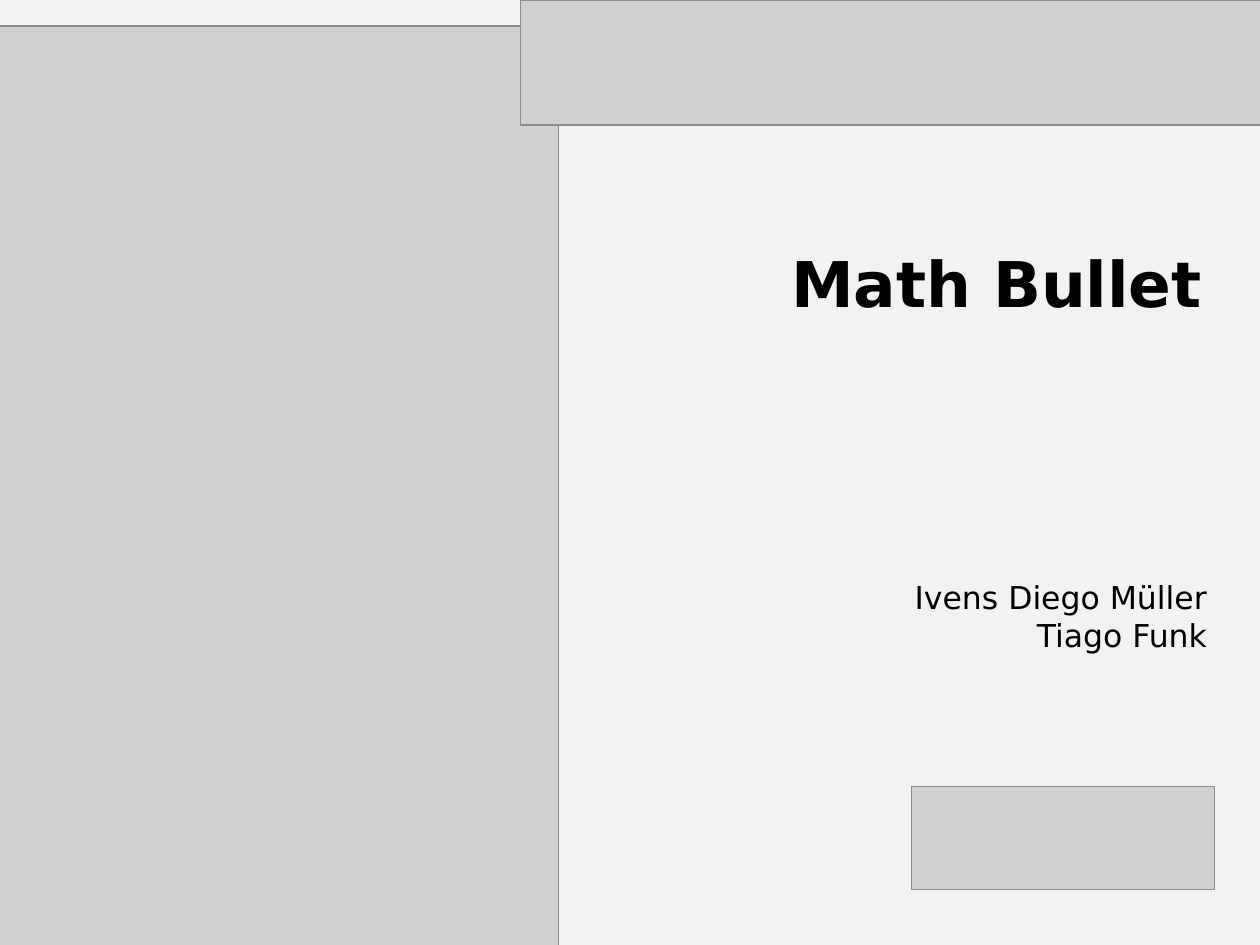
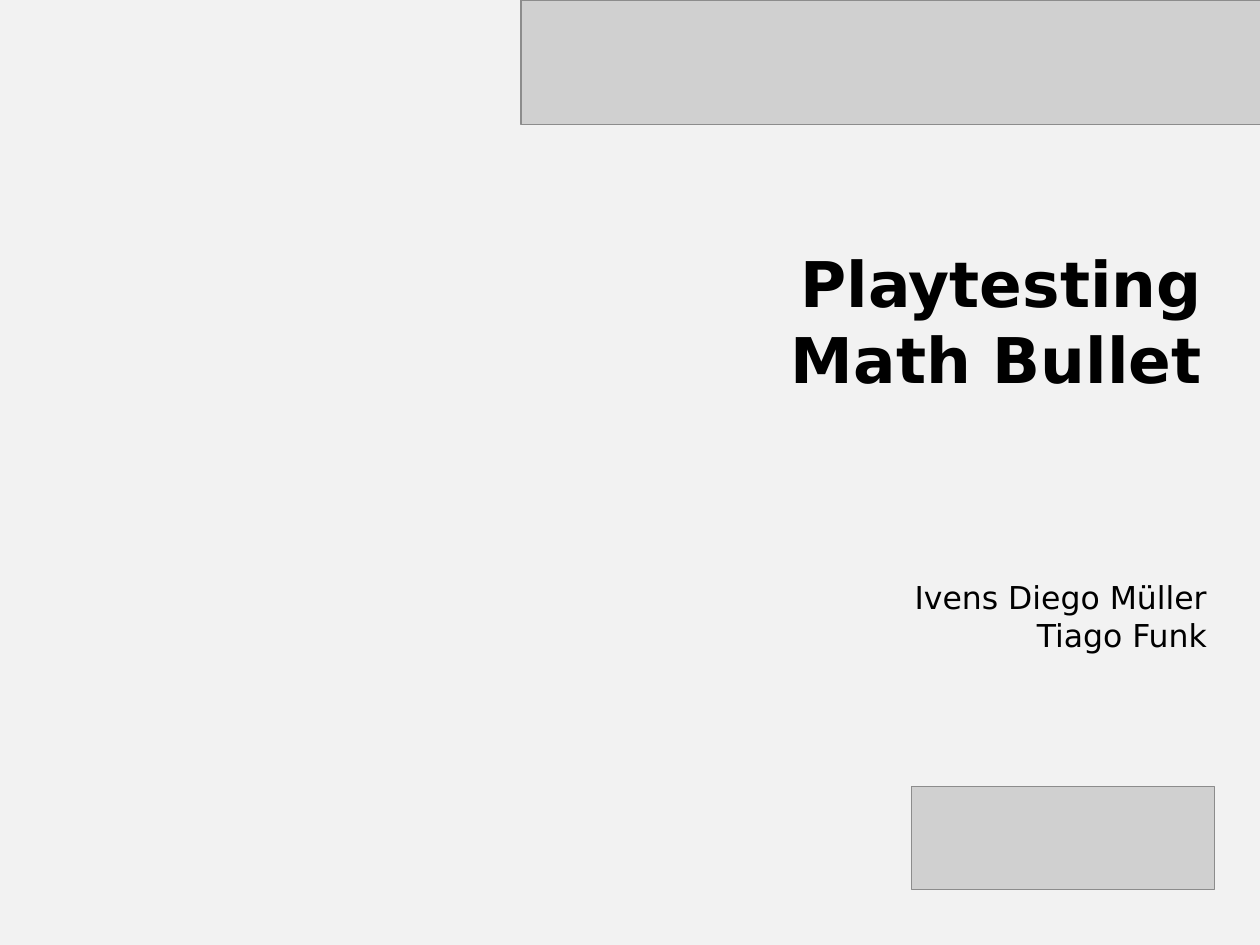
Before and after one commit to vensller/UnrealGameProject, a slide deck: slide 1 of Documentos/Apresentação.pptx. Drawn at 1260x945 pixels with LibreOffice and Linux fonts; fonts in the diff are those of the drawing; grey boxes stand for pictures; background and template pictures are left out. Boxes give left, top, right and bottom in pixels: in the first picture for what was removed or moved away, otherwise in the second. Text is boxed around its words. In the diff, an @@ line names an element or a change of style, - is before the commit and + after.

```diff
--- a/Documentos/Apresentação.pptx
+++ b/Documentos/Apresentação.pptx
@@ picture removed at <box>0,26,559,945</box> @@
@@ text at <box>791,259,1202,384</box>: text changed @@
-Math Bullet
+Playtesting Math Bullet
```
Also in this commit, not shown: 14 other slides changed, 1 other file.
